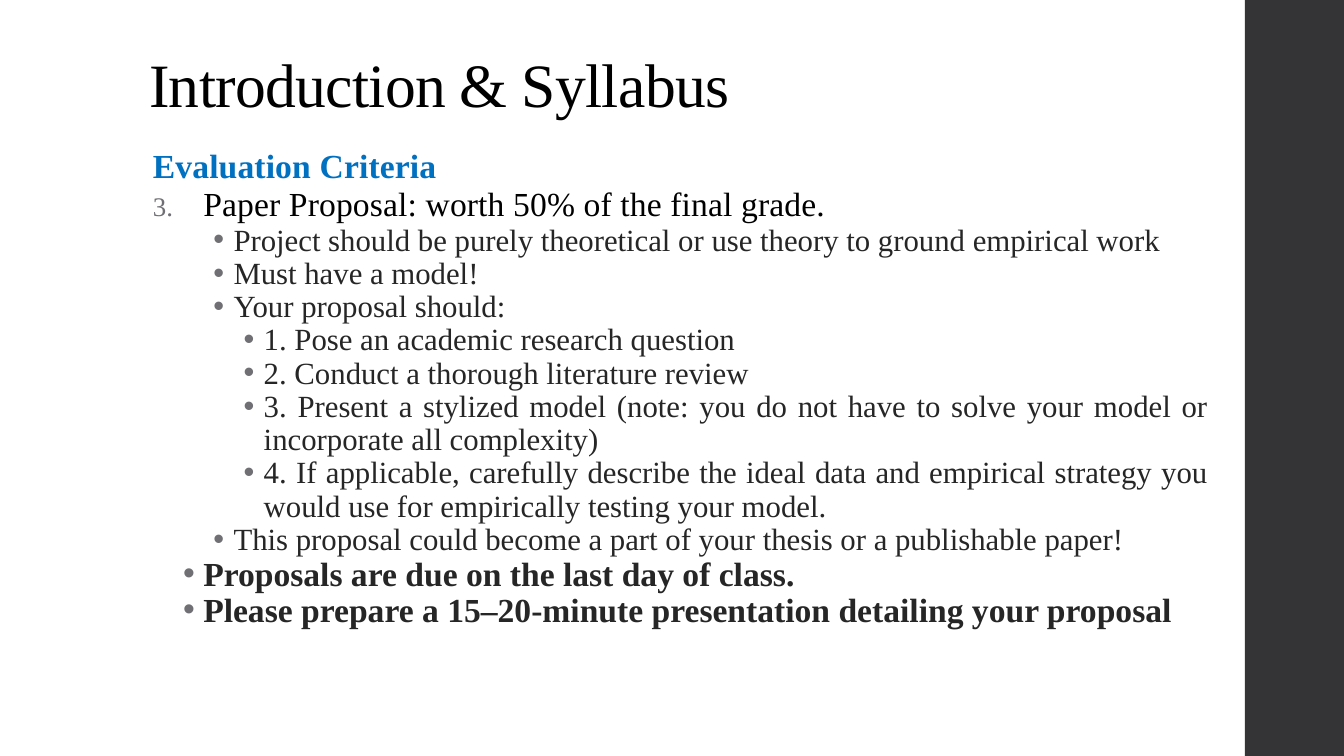
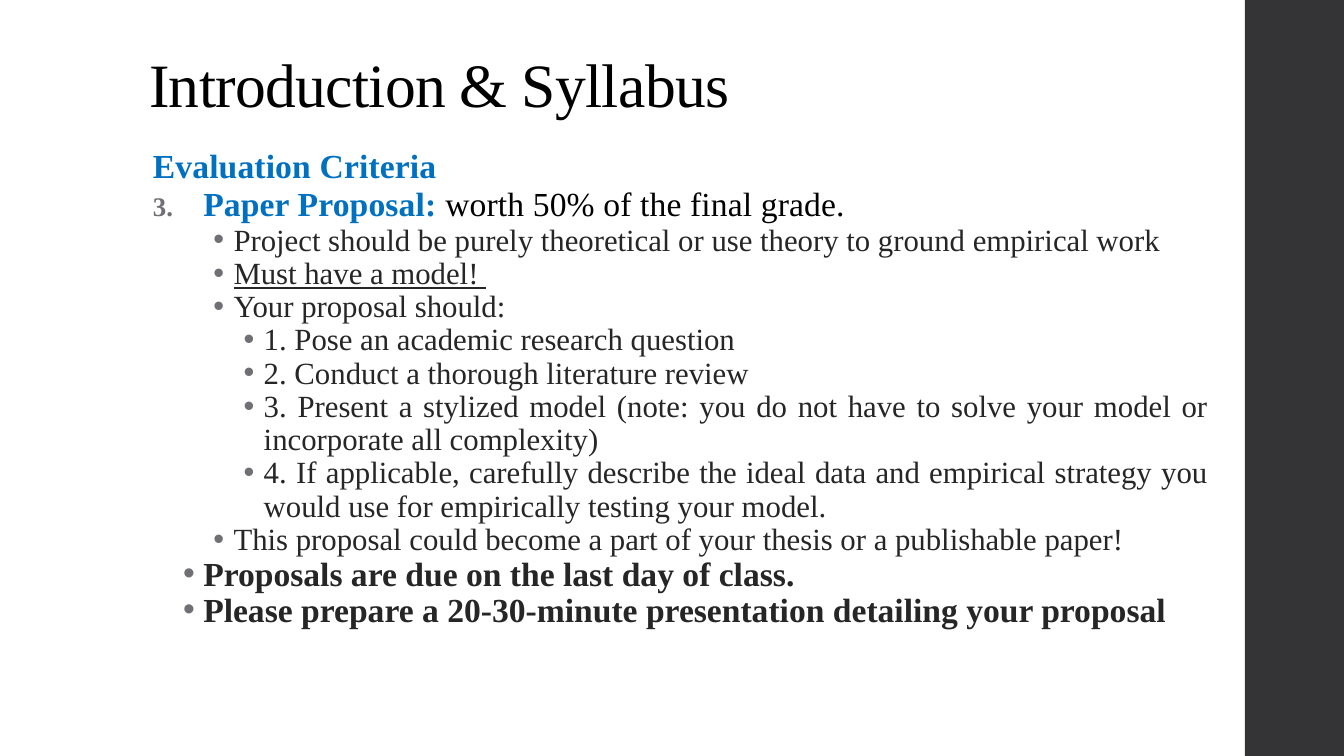
Before and after one commit to alex-hoagland/HAD6750H, a slide deck: slide 9 of Lecture01_Introduction/L1Slides_DemandforHealth_2023W.pptx (slide 8 before the commit). Drawn at 1344x756 pixels with LibreOffice and Linux fonts; fonts in the diff are those of the drawing. Boxes give left, top, right and bottom in pixels: in the first picture for what was removed or moved away, otherwise in the second. Text is boxed around its words. In the diff, an @@ line names an element or a change of style, - is before the commit and + after.

Commit message:
Finalize L1

```diff
--- a/Lecture01_Introduction/L1Slides_DemandforHealth_2023W.pptx
+++ b/Lecture01_Introduction/L1Slides_DemandforHealth_2023W.pptx
@@ text at (203,192,845,289): text colour #000000 to #0070C0, bold on in "Paper Proposal:"; underline on in "Must have a model!" @@
@@ text at (203,598,1165,628): text changed @@
-  • Please prepare a 15–20-minute presentation detailing your proposal
+  • Please prepare a 20-30-minute presentation detailing your proposal
```
Also in this commit, not shown: 9 other slides changed, 3 slides added, 1 slide removed, 3 other files.
